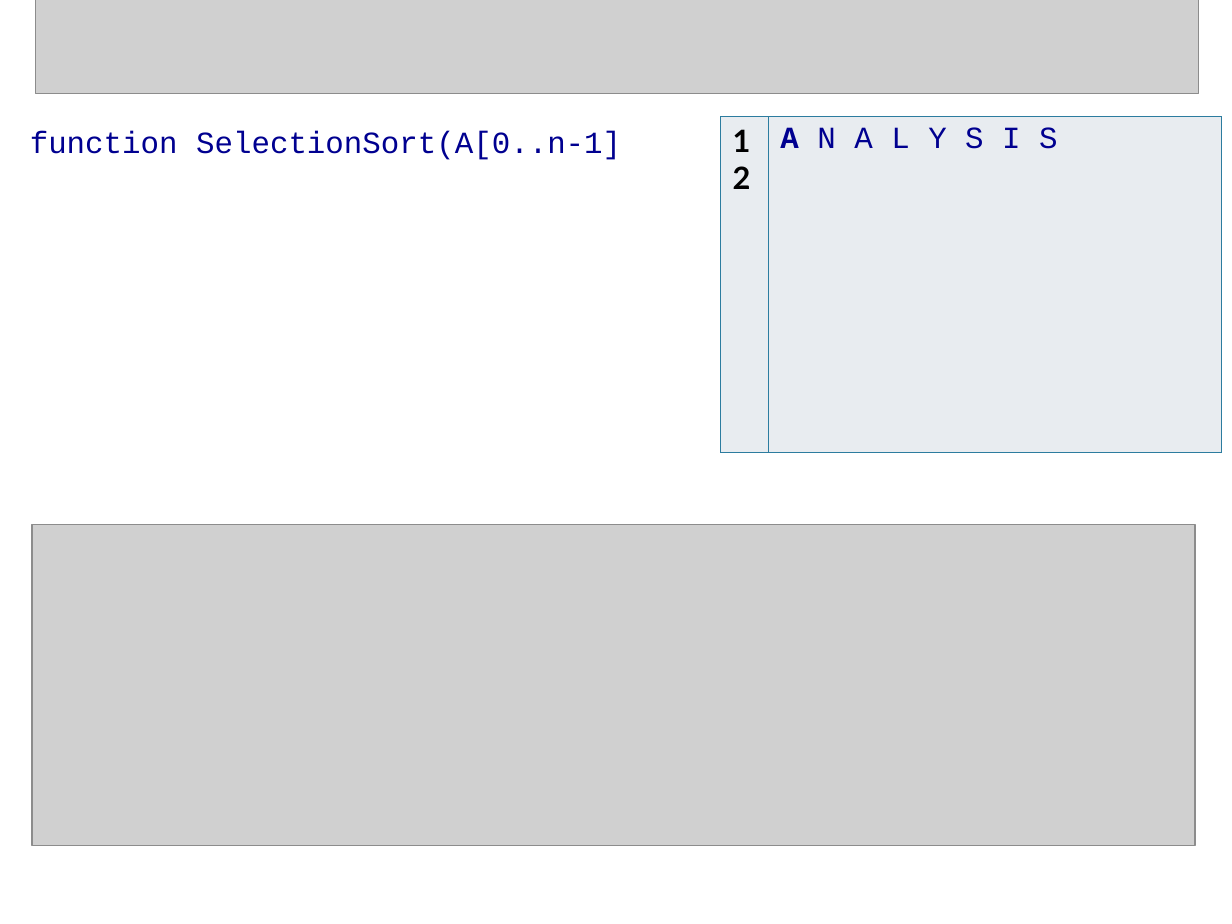
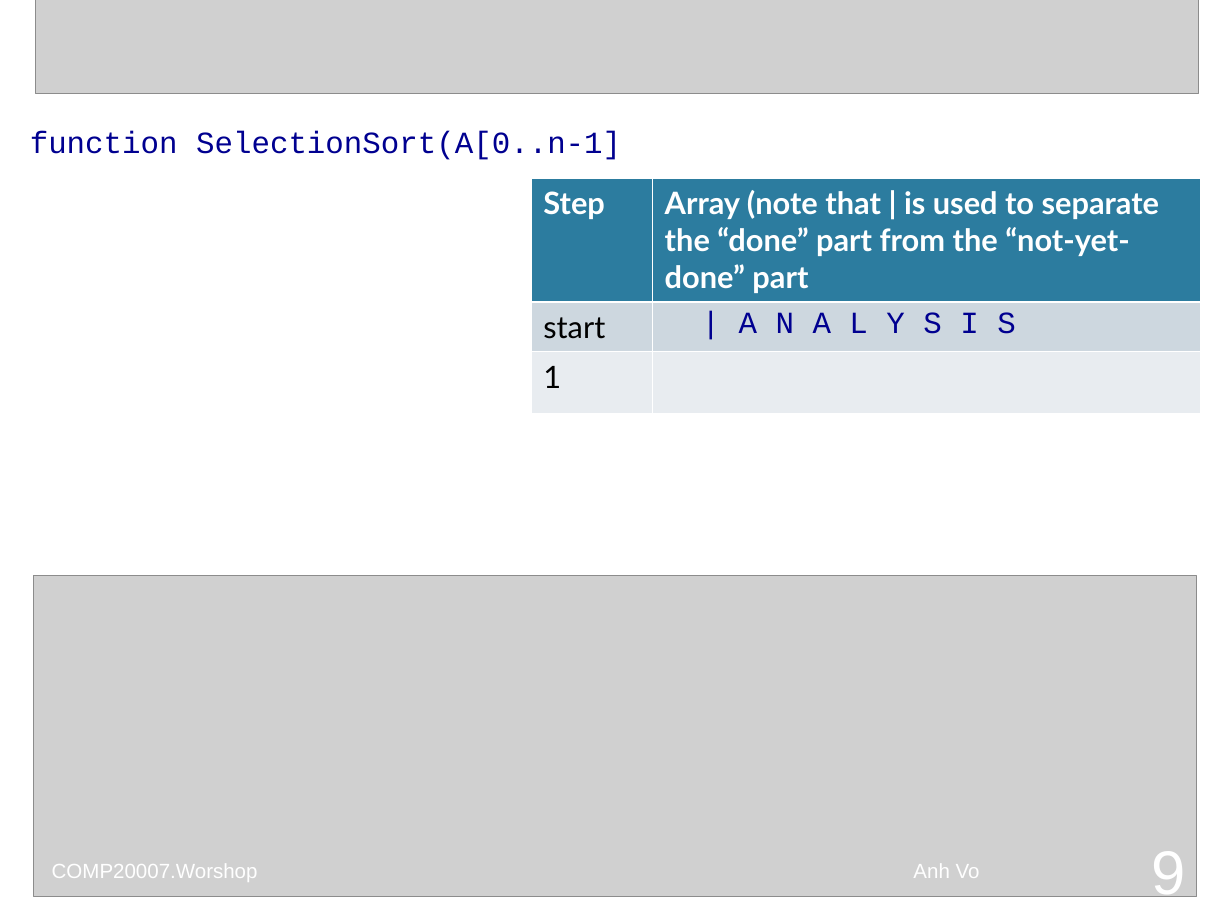
Before and after one commit to anhvir/c207, a slide deck: slide 9 of ws8.ppt. Drawn at 1232x924 pixels with LibreOffice and Linux fonts; fonts in the diff are those of the drawing; grey boxes stand for pictures; background and template pictures are left out. Boxes give left, top, right and bottom in pixels: in the first picture for what was removed or moved away, otherwise in the second. Text is boxed around its words. In the diff, an @@ line names an element or a change of style, - is before the commit and + after.

```diff
--- a/ws8.ppt
+++ b/ws8.ppt
@@ table at (531, 179, 1200, 402) @@
-row 1: 1 / 2 | A N A L Y S I S
+row 1: Step | Array (note that | is used to separate the “done” part from the “not-yet-done” part
+row 2: start | | A N A L Y S I S
+row 3: 1 | 
@@ table: place and size @@
-table at (721, 116, 1222, 451)
+table at (531, 179, 1200, 402)
@@ picture: place and size @@
-picture at (32, 525, 1195, 846)
+picture at (33, 575, 1196, 897)
```
Also in this commit, not shown: 7 other slides changed, 1 slide removed, 2 other files.
